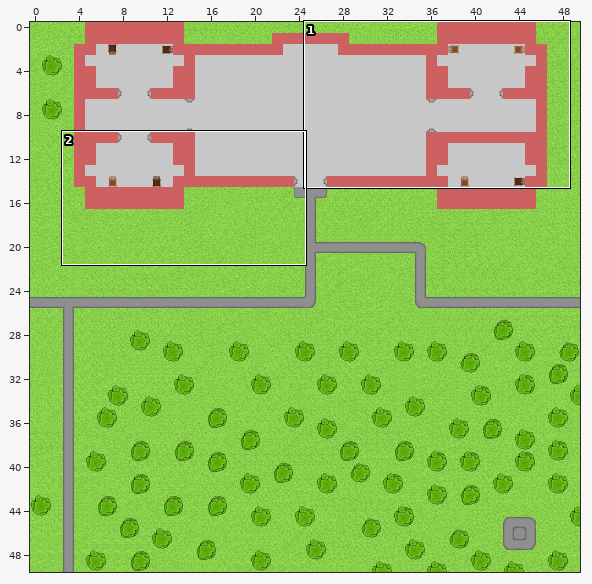
Two versions of a level (Tiled map, game/core/assets/map/Main.tmx). Above: a wide view before the commit, with the close-up outlined.
Close-up. Old version:
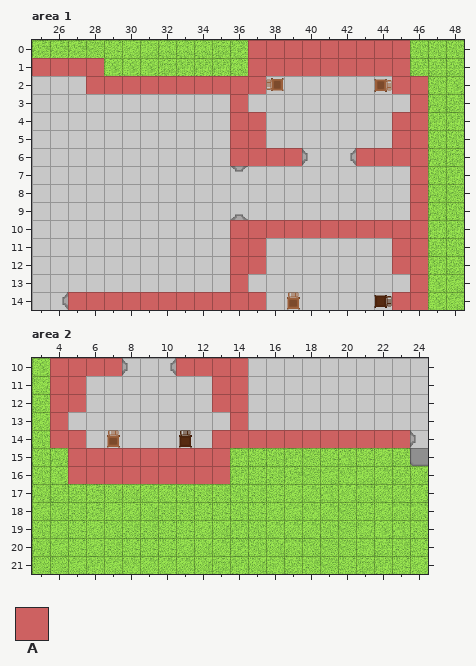
Cells are 32x32 px. Shown: area 1 x 25..48, y 0..14; area 2 x 3..24, y 10..21. The commit also changed other parts of the map, which this record leaves out.
Key: from "construction-tiles-1": A 19.
_ is an empty cell, # one hidden under a higher layer.
Layers that did not change in this view are not listed.
Layer "collisions" before, area 1, first column x 25:
 0 ____________AAAAAAAAA___
 1 AAAA________AAAAAAAAA___
 2 ___AAAAAAAAAA_______AA__
 3 ___________A_________A__
 4 ___________AA_______AA__
 5 ___________AA_______AA__
 6 ___________AAAA___AAAA__
 7 _____________________A__
 8 _____________________A__
 9 _____________________A__
10 ___________AAAAAAAAAAA__
11 ___________AA_______AA__
12 ___________AA_______AA__
13 ___________A_________A__
14 __AAAAAAAAAAA_______AA__
Layer "collisions" before, area 2, first column x 3:
10 _AAAA___AAAA__________
11 _AA_______AA__________
12 _AA_______AA__________
13 _A_________A__________
14 _AA_______AAAAAAAAAAA_
15 __AAAAAAAAA___________
16 __AAAAAAAAA___________
17 ______________________
18 ______________________
19 ______________________
The result:
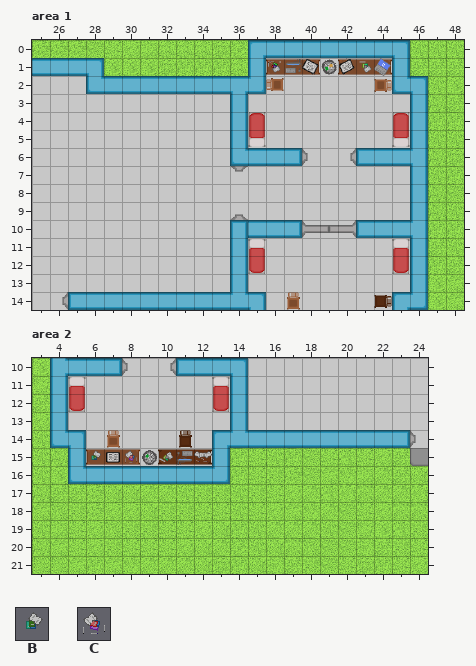
Further tiles: from "construction-tiles-1": B 120, C 122.
Change:
{"where": "layer \"extra2\", area 1"}
{"y":2,"x":28,"old":"#","new":"_"}
{"where": "layer \"collisions\" (now hidden), area 1"}
{"y":0,"x":37,"old":"AAAAAAAAA","new":"_________"}
{"y":1,"x":25,"old":"AAAA","new":"____"}
{"y":1,"x":37,"old":"AAAAAAAAA","new":"_________"}
{"y":2,"x":28,"old":"AAAAAAAAAA","new":"__________"}
{"y":2,"x":45,"old":"AA","new":"__"}
{"y":3,"x":36,"old":"A","new":"_"}
{"y":3,"x":46,"old":"A","new":"_"}
{"y":4,"x":36,"old":"AA","new":"__"}
{"y":4,"x":45,"old":"AA","new":"__"}
{"y":5,"x":36,"old":"AA","new":"__"}
{"y":5,"x":45,"old":"AA","new":"__"}
{"y":6,"x":36,"old":"AAAA","new":"____"}
{"y":6,"x":43,"old":"AAAA","new":"____"}
{"y":7,"x":46,"old":"A","new":"_"}
{"y":8,"x":46,"old":"A","new":"_"}
{"y":9,"x":46,"old":"A","new":"_"}
{"y":10,"x":36,"old":"AAAAAAAAAAA","new":"___________"}
{"y":11,"x":36,"old":"AA","new":"__"}
{"y":11,"x":45,"old":"AA","new":"__"}
{"y":12,"x":36,"old":"AA","new":"__"}
{"y":12,"x":45,"old":"AA","new":"__"}
{"y":13,"x":36,"old":"A","new":"_"}
{"y":13,"x":46,"old":"A","new":"_"}
{"y":14,"x":27,"old":"AAAAAAAAAAA","new":"___________"}
{"y":14,"x":45,"old":"AA","new":"__"}
{"where": "layer \"extra1\", area 2"}
{"y":15,"x":6,"old":"#","new":"_"}
{"y":15,"x":8,"old":"#","new":"_"}
{"where": "layer \"extra2\", area 2"}
{"y":15,"x":6,"old":"_","new":"B"}
{"y":15,"x":8,"old":"_","new":"C"}
{"where": "layer \"collisions\" (now hidden), area 2"}
{"y":10,"x":4,"old":"AAAA","new":"____"}
{"y":10,"x":11,"old":"AAAA","new":"____"}
{"y":11,"x":4,"old":"AA","new":"__"}
{"y":11,"x":13,"old":"AA","new":"__"}
{"y":12,"x":4,"old":"AA","new":"__"}
{"y":12,"x":13,"old":"AA","new":"__"}
{"y":13,"x":4,"old":"A","new":"_"}
{"y":13,"x":14,"old":"A","new":"_"}
{"y":14,"x":4,"old":"AA","new":"__"}
{"y":14,"x":13,"old":"AAAAAAAAAAA","new":"___________"}
{"y":15,"x":5,"old":"AAAAAAAAA","new":"_________"}
{"y":16,"x":5,"old":"AAAAAAAAA","new":"_________"}
{"label":"removed","picture_box":[32,40,428,310]}
{"label":"changed","picture_box":[50,358,410,484]}
